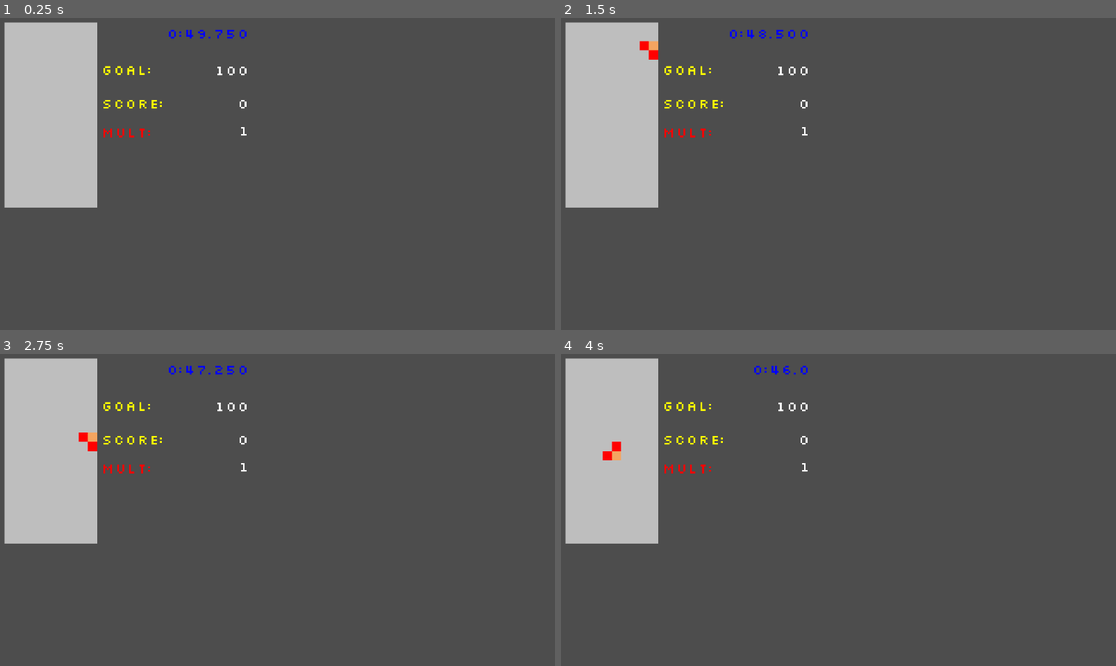
Above: before the commit, frames 1-4 (two rows, left to right).
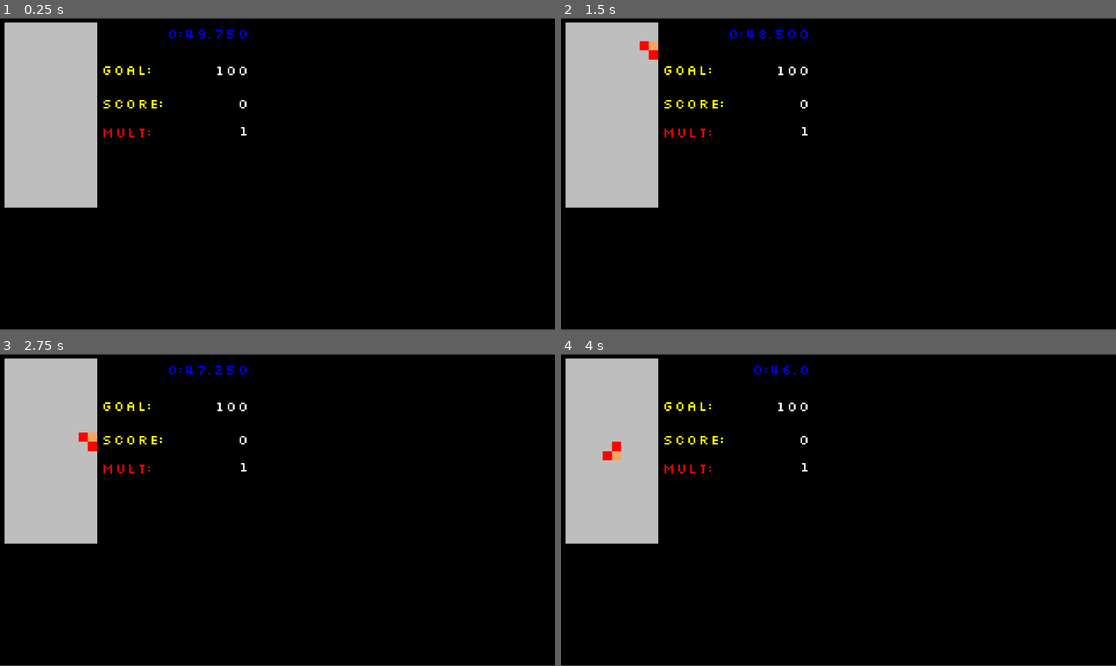
Above: after the commit, the same moments.

Repository: AsgerHB/create-jam-spring-2025
Game: Godot game, scene res://Scenes/Run.tscn
The game is run twice, just before and just after one commit, with the same random seed, the same clock (stepped at 60 frames per second) and the same inputs.
Inputs:
- Up to frame 1 (0.25 s): no input
- Up to frame 2 (1.5 s): tap Enter at 0.5 s; hold Right (ui_right) 0.53-1.28 s; hold Down (ui_down) from 1.28 s (still down)
- Up to frame 3 (2.75 s): release Down (ui_down) at 2.03 s; hold Right (ui_right) from 2.03 s (still down)
- Up to frame 4 (4 s): release Right (ui_right) at 2.78 s; hold Up (ui_up) 2.78-3.53 s; hold Left (ui_left) from 3.53 s (still down)

The runs differ from the first frame. In frame 1, 89% of the frame differs, in the area x 0-100%, y 0-100%; in frame 2, 89%; in frame 3, 89%; in frame 4, 89%.

Commit message:
Black background

Diff:
--- a/Scenes/Game.tscn
+++ b/Scenes/Game.tscn
@@ -1,8 +1,14 @@
-[gd_scene load_steps=2 format=3 uid="uid://ctihikfxioa4t"]
+[gd_scene load_steps=3 format=3 uid="uid://ctihikfxioa4t"]
 
 [ext_resource type="PackedScene" uid="uid://dtj6g7cn5y1ah" path="res://Prefabs/tetris_game.tscn" id="1_iukft"]
+[ext_resource type="Texture2D" uid="uid://bb72uply2u8hi" path="res://Sprites/Black.png" id="2_gl6un"]
 
 [node name="Game" type="Node2D"]
 
+[node name="Black" type="Sprite2D" parent="."]
+position = Vector2(958.5, 539.5)
+scale = Vector2(120.188, 67.1875)
+texture = ExtResource("2_gl6un")
+
 [node name="TetrisGame" parent="." instance=ExtResource("1_iukft")]
 position = Vector2(32, 32)
--- a/TetrisGame.gd
+++ b/TetrisGame.gd
@@ -331,7 +331,7 @@
 
 
 func dead():
-	status_label.text = "[color=red]Died :/[/color]"
+	status_label.text = "[color=red]you are Died :'([/color]"
 	pause = true
 	await get_tree().create_timer(2.0).timeout
 	get_tree().change_scene_to_file("res://Scenes/Main Menu.tscn")
